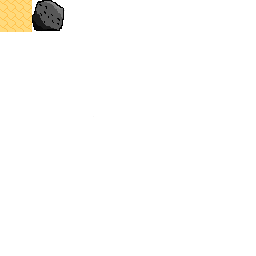
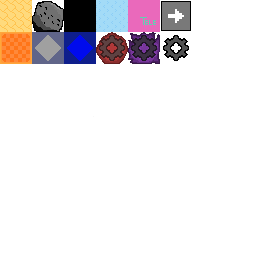
Two versions of the same layered image (256 x 256). Layer-by-layer changes:
painted on "bananasheet.png" over [0, 0, 191, 64]
